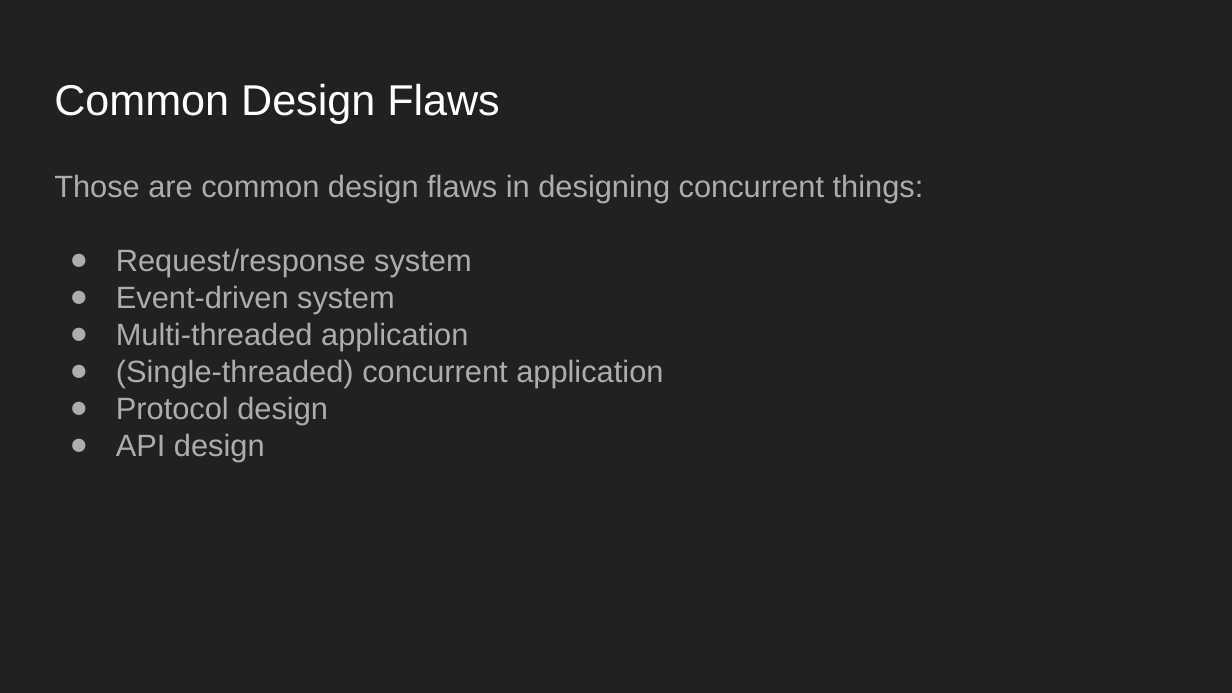
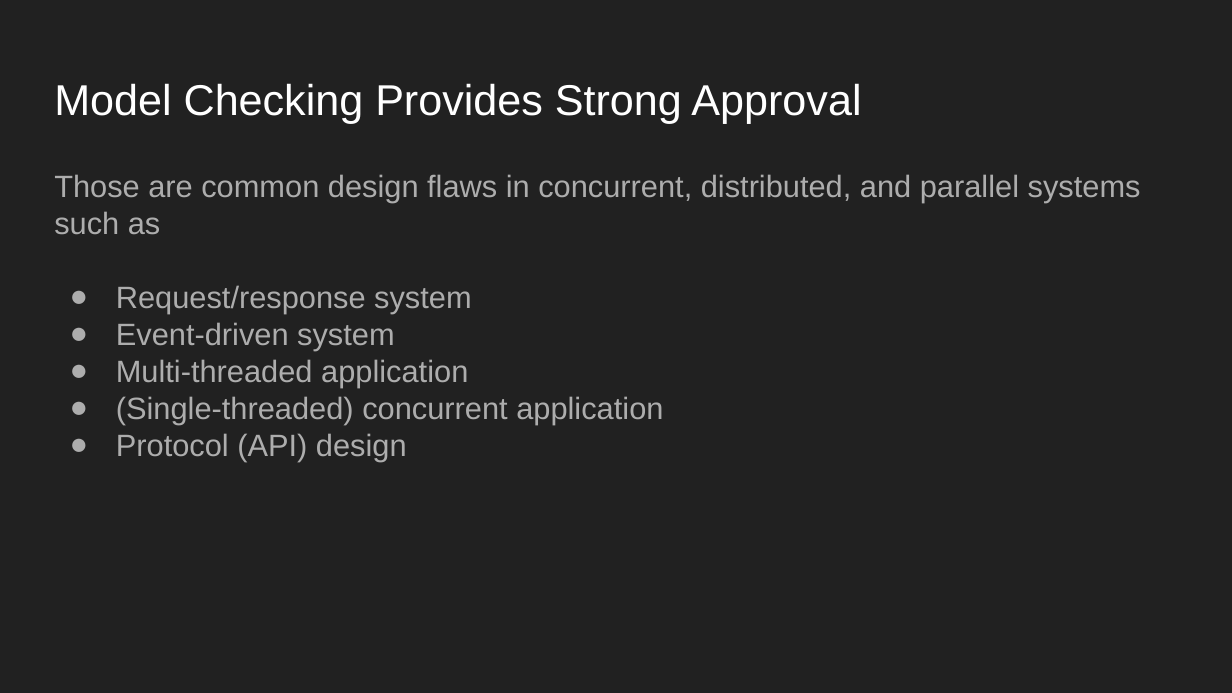
Before and after one commit to LeoXS/model_checking_ppt, a slide deck: slide 5 of Model Checking with Spin Model Checker.pptx (slide 4 before the commit). Drawn at 1232x693 pixels with LibreOffice and Linux fonts; fonts in the diff are those of the drawing. Boxes give left, top, right and bottom in pixels: in the first picture for what was removed or moved away, otherwise in the second. Text is boxed around its words. In the diff, an @@ line names an element or a change of style, - is before the commit and + after.

```diff
--- a/Model Checking with Spin Model Checker.pptx
+++ b/Model Checking with Spin Model Checker.pptx
@@ title at <box>54,83,861,123</box>: text changed @@
-Common Design Flaws
+Model Checking Provides Strong Approval
@@ text at <box>54,174,1141,234</box>: text changed @@
-Those are common design flaws in designing concurrent things:
+Those are common design flaws in concurrent, distributed, and parallel systems such as
@@ text at <box>116,433,407,461</box>: text changed @@
-● Protocol design
-● API design
+● Protocol (API) design
```
Also in this commit, not shown: 10 other slides changed, 10 slides added, 1 slide removed, 7 other files.
